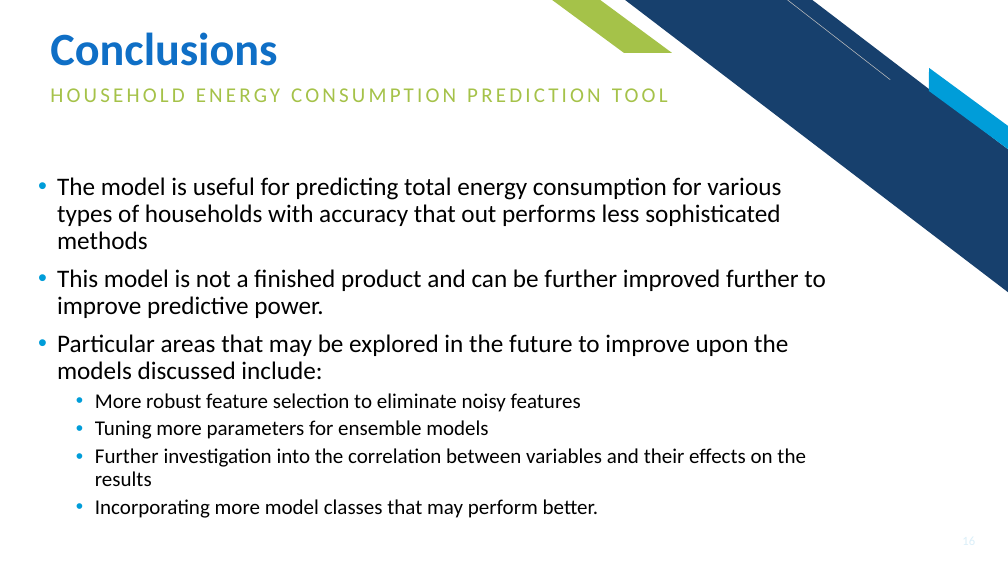
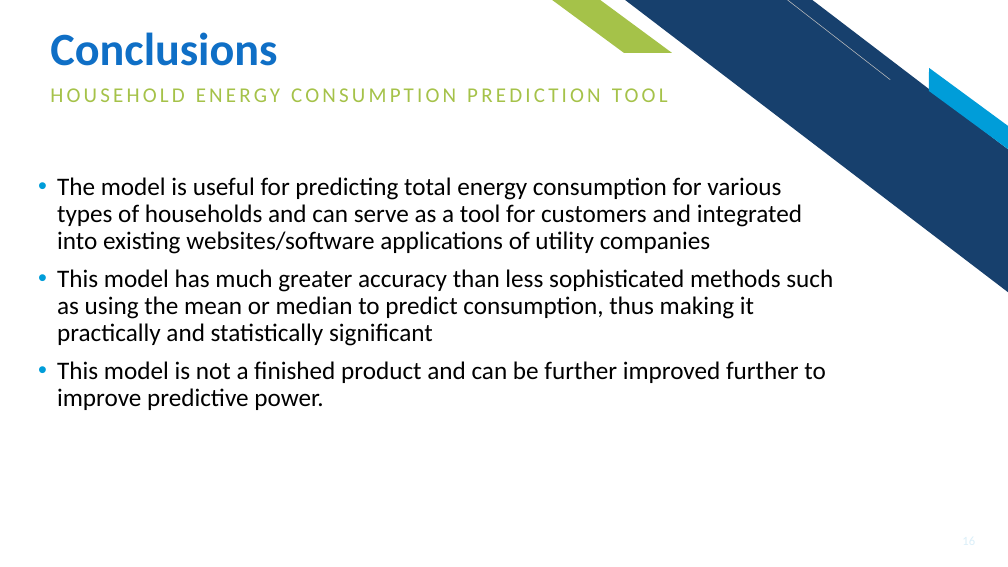
Before and after one commit to ishareef7/Springboard, a slide deck: slide 16 of Capstone1/Capstone1_Reports/Capstone1_Presentation.pptx. Drawn at 1008x567 pixels with LibreOffice and Linux fonts; fonts in the diff are those of the drawing. Boxes give left, top, right and bottom in pixels: in the first picture for what was removed or moved away, otherwise in the second. Text is boxed around its words. In the diff, an @@ line names an element or a change of style, - is before the commit and + after.

Commit message:
Updated Capstone 1 final reports and fixed issues in predictive model notebooks

```diff
--- a/Capstone1/Capstone1_Reports/Capstone1_Presentation.pptx
+++ b/Capstone1/Capstone1_Reports/Capstone1_Presentation.pptx
@@ text at <box>57,177,833,346</box>: text changed @@
-• The model is useful for predicting total energy consumption for various types of households with accuracy that out performs less sophisticated methods
+• The model is useful for predicting total energy consumption for various types of households and can serve as a tool for customers and integrated into existing websites/software applications of utility companies
+• This model has much greater accuracy than less sophisticated methods such as using the mean or median to predict consumption, thus making it practically and statistically significant
@@ text at <box>57,334,806,518</box>: paragraphs removed @@
-• Particular areas that may be explored in the future to improve upon the models discussed include:
-  • More robust feature selection to eliminate noisy features
-  • Tuning more parameters for ensemble models
-  • Further investigation into the correlation between variables and their effects on the results
-  • Incorporating more model classes that may perform better.
```
Also in this commit, not shown: 4 other slides changed, 8 other files.
